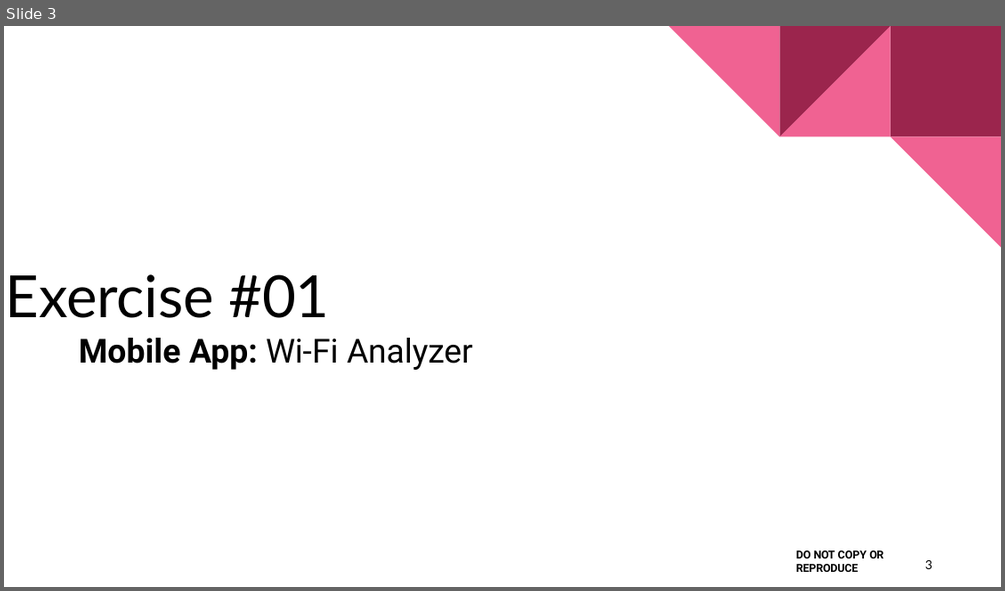
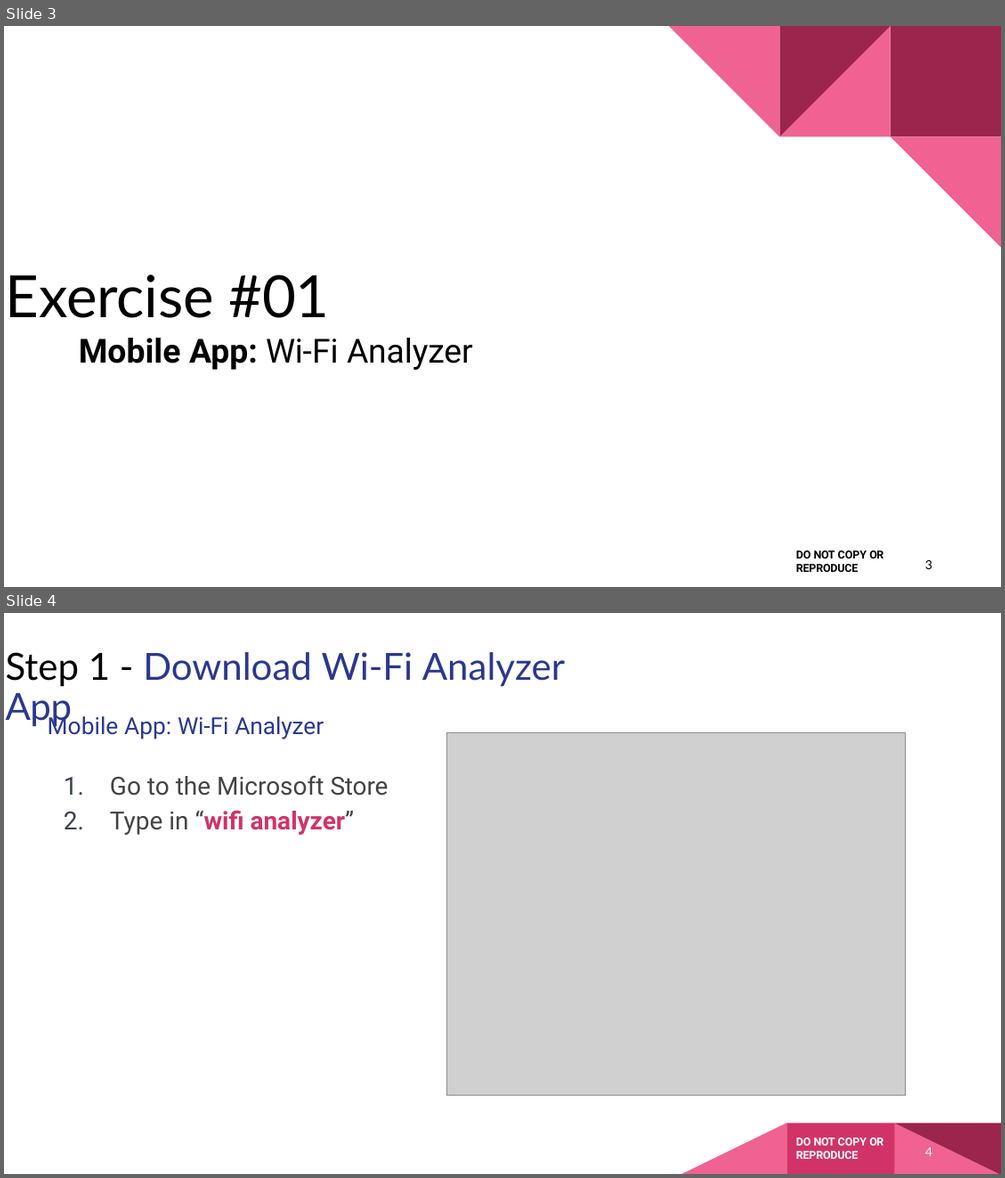
Before and after one commit to nprobert/AutoISAC-ACT-AdvWireless, a slide deck: 3 ACT AW - WiFi.pptx. Shown one above the other, each under a label of ours: slide 3 before the commit, slides 3 and 4 after it. The pictures are 1005x591 and 1005x1178 pixels, drawn with LibreOffice and Linux fonts; fonts in the diff are those of the drawing; grey boxes stand for pictures. Boxes give left, top, right and bottom in pixels: in the first picture for what was removed or moved away, otherwise in the second. Text is boxed around its words. In the diff, an @@ line names an element or a change of style, - is before the commit and + after.

```diff
--- a/3 ACT AW - WiFi.pptx
+++ b/3 ACT AW - WiFi.pptx
@@ slide 4 added at (4,613,1001,1174), background #FFFFFF @@
@@ title added at (6,652,565,727), 36 pt, text #2A3890 @@
+Step 1 - Download Wi-Fi Analyzer App
@@ text added at (48,713,388,835), 24 pt, text #434343 @@
+Mobile App: Wi-Fi Analyzer
+1. Go to the Microsoft Store
+2. Type in “wiﬁ analyzer”
@@ picture added at (446,732,906,1095) @@
@@ freeform shape added at (681,1123,787,1174), fill #F06292 @@
@@ freeform shape added at (787,1123,895,1174), fill #D13368 @@
@@ text added at (796,1137,883,1159), 10.7 pt, text #FFFFFF, bold @@
+DO NOT COPY OR REPRODUCE
@@ freeform shape added at (894,1123,999,1174), fill #F06292 @@
@@ freeform shape added at (894,1123,1001,1174), fill #9B254D @@
@@ page number added at (925,1147,932,1156), 12 pt, text #FFFFFF @@
+4
```
Also in this commit, not shown: 3 slides changed, 16 slides removed, 1 other file.
